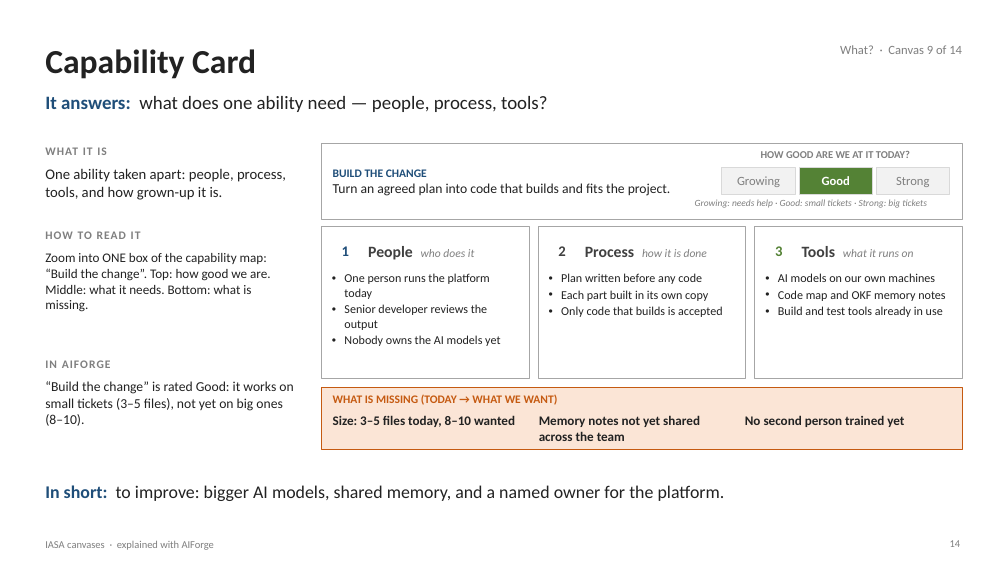
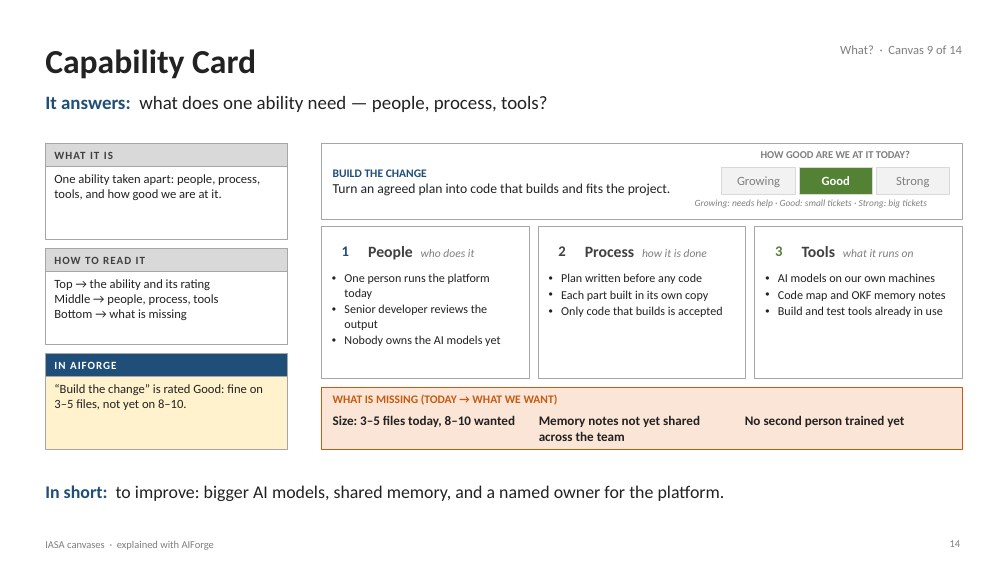
Before and after one commit to Manikanta-Reddy-Pasala/tools, a slide deck: slide 14 of course/iasa-aiforge/IASA-Canvases-with-AIForge.pptx. Drawn at 1008x567 pixels with LibreOffice and Linux fonts; fonts in the diff are those of the drawing. Boxes give left, top, right and bottom in pixels: in the first picture for what was removed or moved away, otherwise in the second. Text is boxed around its words. In the diff, an @@ line names an element or a change of style, - is before the commit and + after.

```diff
--- a/course/iasa-aiforge/IASA-Canvases-with-AIForge.pptx
+++ b/course/iasa-aiforge/IASA-Canvases-with-AIForge.pptx
@@ rectangle added at (x1=45, y1=144, x2=287, y2=240), fill #FFFFFF, outline #A6A6A6 0.75 pt @@
@@ rectangle added at (x1=45, y1=144, x2=287, y2=166), fill #D9D9D9, outline #A6A6A6 0.75 pt @@
@@ text "WHAT IT IS" moved from (x1=45, y1=147, x2=107, y2=155) to (x1=54, y1=152, x2=113, y2=159) @@
@@ text "WHAT IT IS" at (x1=54, y1=152, x2=113, y2=159): size 11 to 10.5 pt, text colour #7F7F7F to #404040; vertical alignment top to middle @@
@@ text at (x1=54, y1=174, x2=260, y2=200): text changed; size 14 to 12 pt @@
-One ability taken apart: people, process, tools, and how grown-up it is.
+One ability taken apart: people, process, tools, and how good we are at it.
@@ rectangle added at (x1=45, y1=249, x2=287, y2=345), fill #FFFFFF, outline #A6A6A6 0.75 pt @@
@@ rectangle added at (x1=45, y1=249, x2=287, y2=271), fill #D9D9D9, outline #A6A6A6 0.75 pt @@
@@ text "HOW TO READ IT" at (x1=54, y1=257, x2=145, y2=264): size 11 to 10.5 pt, text colour #7F7F7F to #404040; vertical alignment top to middle @@
@@ text "HOW TO READ IT" moved from (x1=45, y1=231, x2=141, y2=239) to (x1=54, y1=257, x2=145, y2=264) @@
@@ text at (x1=54, y1=279, x2=218, y2=320): text changed; size 12.5 to 12 pt @@
-Zoom into ONE box of the capability map: “Build the change”. Top: how good we are. Middle: what it needs. Bottom: what is missing.
+Top → the ability and its rating
+Middle → people, process, tools
+Bottom → what is missing
@@ rectangle added at (x1=45, y1=354, x2=287, y2=450), fill #FFF2CC, outline #A6A6A6 0.75 pt @@
@@ rectangle added at (x1=45, y1=354, x2=287, y2=377), fill #1F4E79, outline #A6A6A6 0.75 pt @@
@@ text "IN AIFORGE" moved from (x1=45, y1=360, x2=111, y2=368) to (x1=54, y1=361, x2=116, y2=369) @@
@@ text "IN AIFORGE" at (x1=54, y1=361, x2=116, y2=369): size 11 to 10.5 pt, text colour #7F7F7F to #FFFFFF; vertical alignment top to middle @@
@@ text at (x1=54, y1=384, x2=263, y2=410): text changed; size 13 to 12 pt @@
-“Build the change” is rated Good: it works on small tickets (3–5 files), not yet on big ones (8–10).
+“Build the change” is rated Good: fine on 3–5 files, not yet on 8–10.
```
Also in this commit, not shown: 13 other slides changed, 2 other files.
